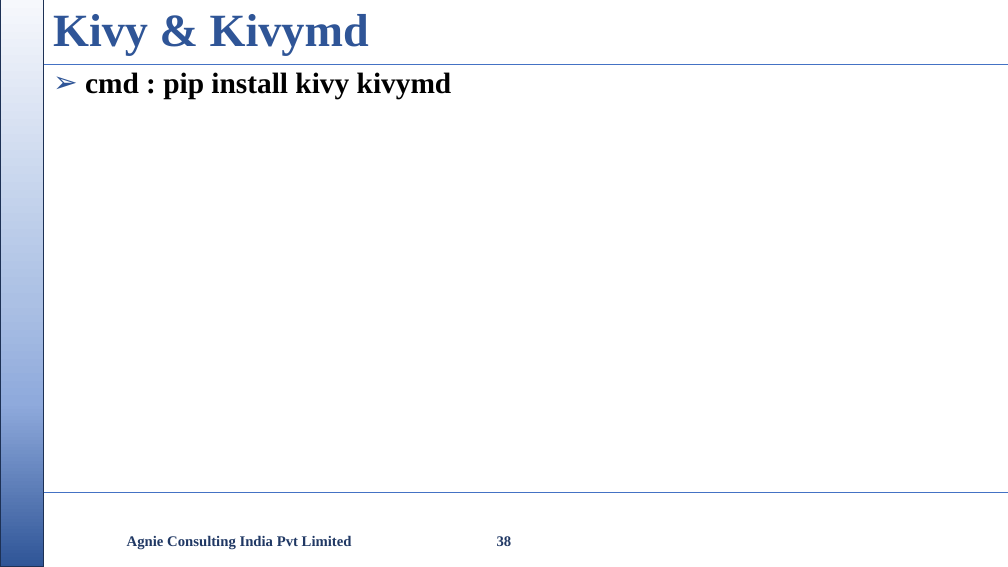
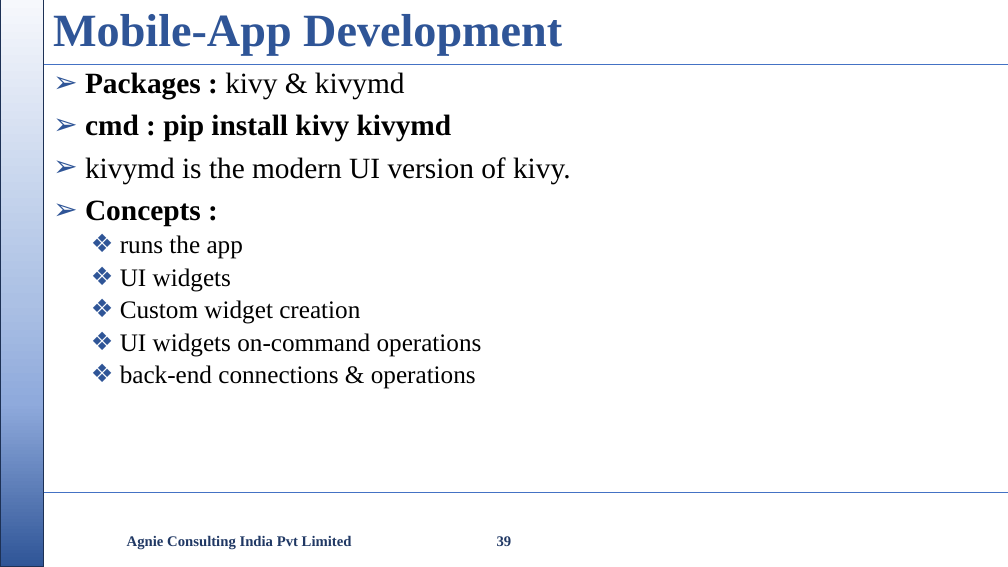
Before and after one commit to nikishdaniel1-del/Python-Cls, a slide deck: slide 39 of python class/Python Class.pptx (slide 38 before the commit). Drawn at 1008x567 pixels with LibreOffice and Linux fonts; fonts in the diff are those of the drawing; background and template pictures are left out. Boxes give left, top, right and bottom in pixels: in the first picture for what was removed or moved away, otherwise in the second. Text is boxed around its words. In the diff, an @@ line names an element or a change of style, - is before the commit and + after.

```diff
--- a/python class/Python Class.pptx
+++ b/python class/Python Class.pptx
@@ title at [53, 14, 562, 56]: text changed @@
-Kivy & Kivymd
+Mobile-App Development
@@ text at [85, 72, 405, 99]: paragraph added @@
+➢ Packages : kivy & kivymd
@@ text at [85, 157, 571, 389]: paragraphs added @@
+➢ kivymd is the modern UI version of kivy.
+➢ Concepts :
+  ❖ runs the app
+  ❖ UI widgets
+  ❖ Custom widget creation
+  ❖ UI widgets on-command operations
+  ❖ back-end connections & operations
@@ page number at [497, 536, 512, 546]: text changed @@
-38
+39
```
Also in this commit, not shown: 3 other slides changed, 1 slide added, 1 other file.
